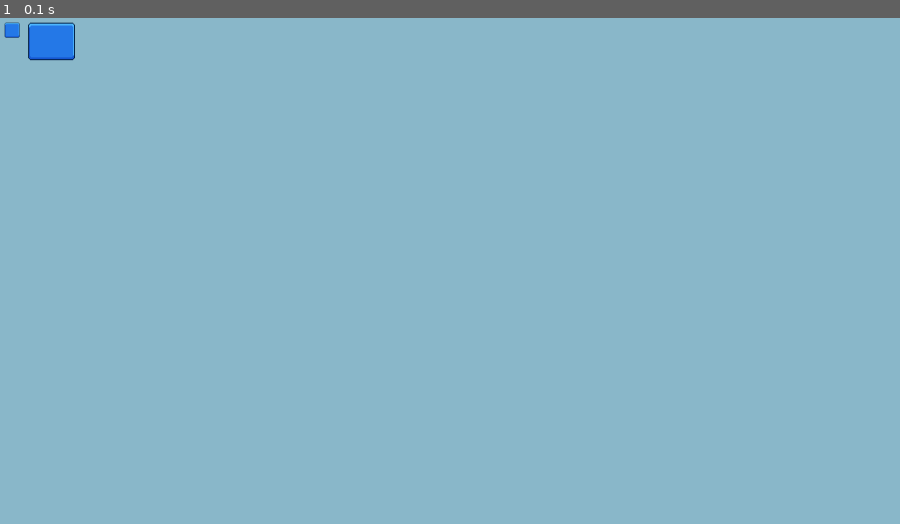
Above: before the commit, frame 1.
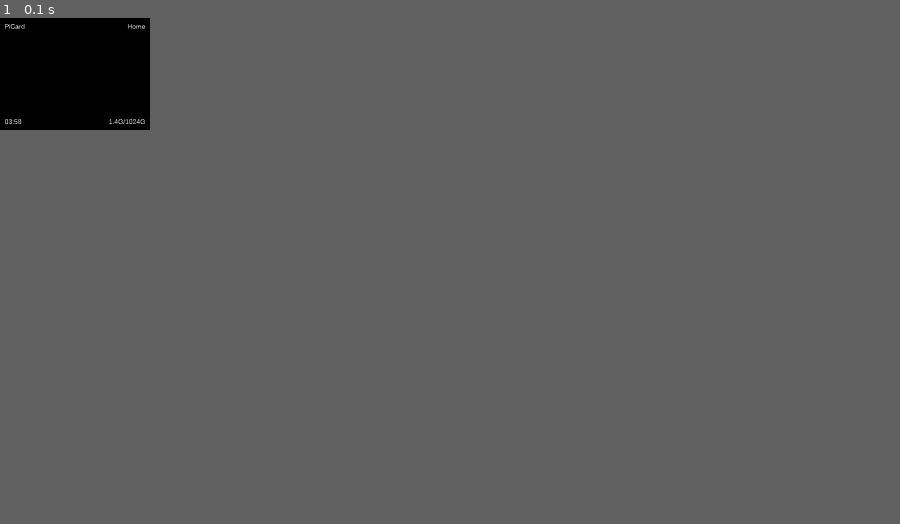
Above: after the commit, the same moment.

Repository: seanK200/picard
Game: pygame game, started from run.py
Two runs of this game, one before a commit and one after it. Both use one fixed random seed, a clock stepped at 60 frames per second and the inputs below.
Inputs:
- Up to frame 1 (0.1 s): no input
In our replay, the window is 900x506 before the commit and 150x112 after it. These sizes can differ from the game's own. Grey fills any space a smaller window leaves; there, only what the larger window draws over its background counts as a difference.

The runs differ from the first frame. In frame 1, 3.7% of the frame differs, in the area x 0-17%, y 0-23%.

Commit message:
housekeeping

Diff:
--- a/picard/__init__.py
+++ b/picard/__init__.py
@@ -1,9 +1,117 @@
 import pygame
-from typing import List
+from typing import List, Tuple, Union, Optional
 from .const import *
 from .ui import Element, ImageElement, UIElement
+from .base import State
 
-class PiCard:
+
+class PiCardApp:
+    def __init__(
+        self,
+        screen_size: Optional[Union[Tuple[int], List[int]]] = None,
+        fps: int = 30,
+    ) -> None:
+        # Validate args
+        if type(screen_size) not in [list, tuple]:
+            raise TypeError(f"screen_size must be list or tuple, not {type(screen_size)}")
+        if len(screen_size) != 2:
+            raise ValueError(f"screen_size must be a list or tuple of (width, height) in pixels")
+        self.screen_size = screen_size
+        self.fps = fps
+        self.running = True
+        self.locked = False
+
+        self.header_left = State('PiCard')
+        self.header_right = State('Home')
+        self.header_hr = State(True)
+        self.footer_left = State('03:58')
+        self.footer_right = State('1.4G/1024G')
+        self.footer_hr = State(True)
+
+
+        # pygame
+        pygame.init()
+        if screen_size:
+            self.screen = pygame.display.set_mode(screen_size)
+        else:
+            self.screen = pygame.display.set_mode((0, 0), pygame.FULLSCREEN)
+        self.clock = pygame.time.Clock()
+
+        self.font = pygame.font.SysFont("Arial", size=14)
+
+
+    @property
+    def screen_w(self):
+        return self.screen_size[0]
+
+
+    @property
+    def screen_h(self):
+        return self.screen_size[1]
+
+
+    def run(self):
+        self.render(True)
+        while self.running:
+            self.handle_events()
+            # TODO self.update()
+            self.render()
+            self.clock.tick(self.fps)
+        pygame.quit()
+
+
+    def handle_events(self):
+        for event in pygame.event.get():
+            if event.type == pygame.QUIT:
+                self.running = False
+            elif event.type == pygame.KEYDOWN:
+                if event.key == pygame.K_ESCAPE:
+                    self.running = False
+
+
+    def render(self, flip: bool = False):
+        updated_rects: List[pygame.Rect] = []
+
+        # Header
+        if self.header_left.changed:
+            text = self.font.render(self.header_left.get(), False, COLOR_WHITE)
+            self.screen.blit(text, (PADDING_LEFT, PADDING_TOP))
+            updated_rects.append(text.get_rect())
+
+        if self.header_right.changed:
+            text = self.font.render(self.header_right.get(), False, COLOR_WHITE)
+            self.screen.blit(text, (
+                self.screen_w - text.get_width() - PADDING_RIGHT,
+                PADDING_TOP
+            ))
+            updated_rects.append(text.get_rect())
+
+
+        # Footer
+        if self.footer_left.changed:
+            text = self.font.render(self.footer_left.get(), False, COLOR_WHITE)
+            self.screen.blit(text, (
+                PADDING_LEFT,
+                self.screen_h - text.get_height() - PADDING_BOTTOM,
+            ))
+            updated_rects.append(text.get_rect())
+
+        if self.footer_right.changed:
+            text = self.font.render(self.footer_right.get(), False, COLOR_WHITE)
+            self.screen.blit(text, (
+                self.screen_w - text.get_width() - PADDING_RIGHT,
+                self.screen_h - text.get_height() - PADDING_BOTTOM,
+            ))
+            updated_rects.append(text.get_rect())
+
+        if flip:
+            pygame.display.flip()
+        else:
+            pygame.display.update(updated_rects)
+
+
+
+class PiCardTest:
     def __init__(self, is_dev: bool, fps: int) -> None:
         self.running = True
         pygame.init()
@@ -15,9 +123,6 @@
         self.fps = fps
         self.all_elements: List[Element] = []
         self.needs_flip = True
-
-        # square = Element(10, 20, 100, 50, background=(128, 34, 0))
-        # self.all_elements.append(square)
 
         frame = ImageElement(10, 10, src="assets/UI_Flat_Frame_01_Lite.png")
         self.all_elements.append(frame)
--- /dev/null
+++ b/picard/base.py
@@ -0,0 +1,61 @@
+from typing import TypeVar, Generic, Optional, List
+
+
+T = TypeVar('T')
+
+
+class State(Generic[T]):
+    def __init__(self, init_value: T, state_collection: Optional[List] = None):
+        self.value: T = init_value
+        self.changed = True
+        if state_collection:
+            state_collection.append(self)
+
+    def get(self):
+        self.changed = False
+        return self.value
+
+    def set(self, new_value: T):
+        # Check change
+        if type(self.value) == type(new_value):
+            if type(self.value) in [list, tuple]:
+                if len(self.value) == len(new_value):
+                    for before, after in zip(self.value, new_value):
+                        if before != after:
+                            self.changed = True
+                            break
+                else:
+                    self.changed = True
+            elif type(self.value) == dict:
+                if len(self.value) == len(new_value):
+                    for k, v in self.value.items():
+                        if k not in new_value or v != new_value[k]:
+                            self.changed = True
+                            break
+                    for k, v in new_value.items():
+                        if k not in self.value:
+                            self.changed = True
+                            break
+                else:
+                    self.changed = True
+            elif type(self.value) == set:
+                if len(self.value) == len(new_value):
+                    for before in self.value:
+                        if before not in new_value:
+                            self.changed = True
+                            break
+                    for after in new_value:
+                        if after not in self.value:
+                            self.changed = True
+                            break
+                else:
+                    self.changed = True
+            else:
+                if new_value != self.value:
+                    self.changed = True
+        else:
+            self.changed = True
+
+        # If something changed, update the value
+        if self.changed:
+            self.value = new_value
--- a/picard/const.py
+++ b/picard/const.py
@@ -1,4 +1,19 @@
+VERSION = '0.1'
+
 SCREEN_W = 320
 SCREEN_H = 240
 
+COLOR_WHITE = (255, 255, 255)
 COLOR_SKYBLUE = (139, 185, 203)
+
+MODE_COPY = 1
+MODE_COPY_AND_DEL = 2
+MODE_MOVE = 3
+
+PADDING_TOP = 10
+PADDING_LEFT = 10
+PADDING_RIGHT = 10
+PADDING_BOTTOM = 10
+
+FOOTER_CLOCK = '__FOOTER_CLOCK__'
+FOOTER_BATT = '__FOOTER_BATT__'
--- a/picard/ui.py
+++ b/picard/ui.py
@@ -1,66 +1,7 @@
 import pygame
 import math
 from typing import List, Tuple, Optional, Union, TypeVar, Generic
-
-
-T = TypeVar('T')
-
-
-class State(Generic[T]):
-    def __init__(self, init_value: T, state_collection: Optional[List]):
-        self.value: T = init_value
-        self.changed = True
-        if state_collection:
-            state_collection.append(self)
-
-    def get(self):
-        self.changed = False
-        return self.value
-
-    def set(self, new_value: T):
-        # Check change
-        if type(self.value) == type(new_value):
-            if type(self.value) in [list, tuple]:
-                if len(self.value) == len(new_value):
-                    for before, after in zip(self.value, new_value):
-                        if before != after:
-                            self.changed = True
-                            break
-                else:
-                    self.changed = True
-            elif type(self.value) == dict:
-                if len(self.value) == len(new_value):
-                    for k, v in self.value.items():
-                        if k not in new_value or v != new_value[k]:
-                            self.changed = True
-                            break
-                    for k, v in new_value.items():
-                        if k not in self.value:
-                            self.changed = True
-                            break
-                else:
-                    self.changed = True
-            elif type(self.value) == set:
-                if len(self.value) == len(new_value):
-                    for before in self.value:
-                        if before not in new_value:
-                            self.changed = True
-                            break
-                    for after in new_value:
-                        if after not in self.value:
-                            self.changed = True
-                            break
-                else:
-                    self.changed = True
-            else:
-                if new_value != self.value:
-                    self.changed = True
-        else:
-            self.changed = True
-
-        # If something changed, update the value
-        if self.changed:
-            self.value = new_value
+from .base import State
 
 
 class Element(pygame.sprite.Sprite):
@@ -380,3 +321,12 @@
             self.image.blit(interior_surf, (bn[3], bn[0]))
 
         self.render_opacity()
+
+
+class Window:
+    def __init__(
+        self,
+        title: str
+    ) -> None:
+        self.title = title
+        self.elements: List[Element] = []
--- a/run.py
+++ b/run.py
@@ -1,4 +1,4 @@
-from picard import PiCard
+from picard import PiCardTest, PiCardApp
 import argparse
 
 parser = argparse.ArgumentParser()
@@ -6,5 +6,8 @@
 parser.add_argument('--fps', type=int, default=30)
 args = parser.parse_args()
 
-picard = PiCard(is_dev=args.dev, fps=args.fps)
-picard.start()
+# picard = PiCardTest(is_dev=args.dev, fps=args.fps)
+# picard.start()
+
+app = PiCardApp(screen_size=(320, 240))
+app.run()
Binary file added: assets/pixelated.ttf
